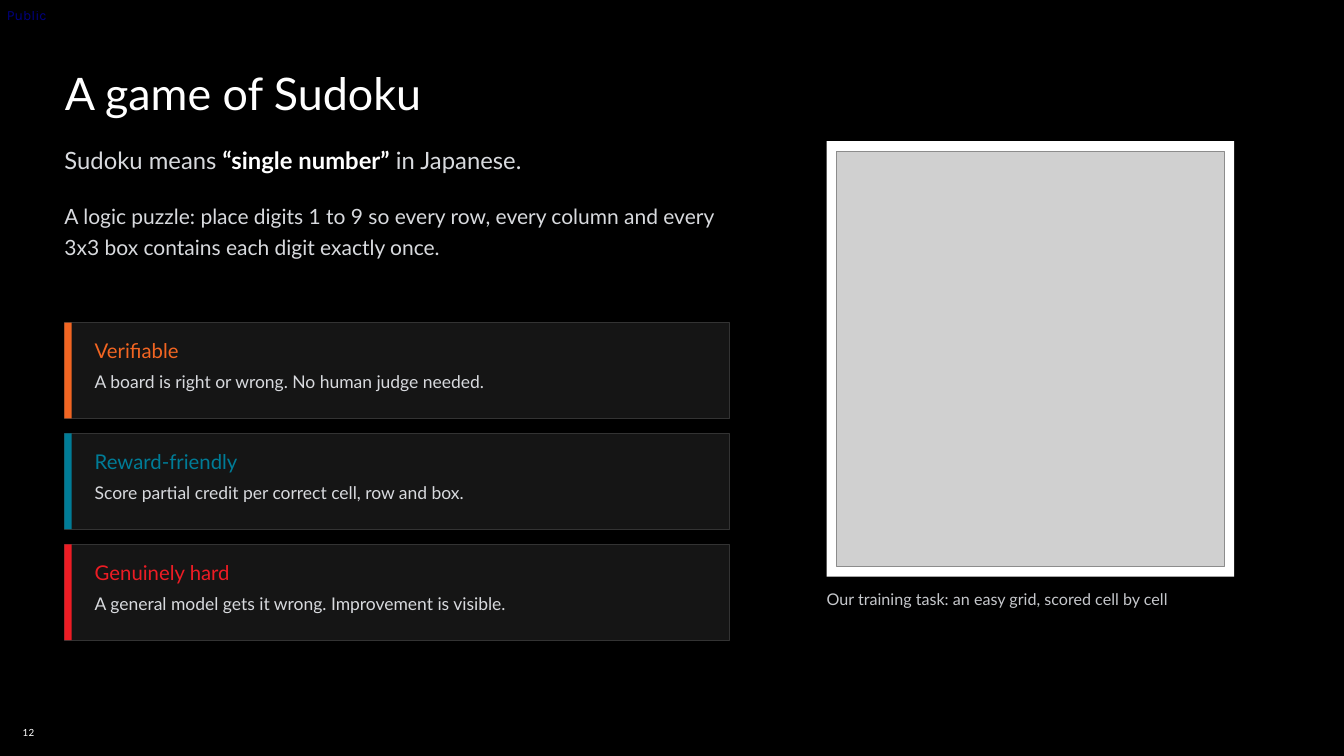
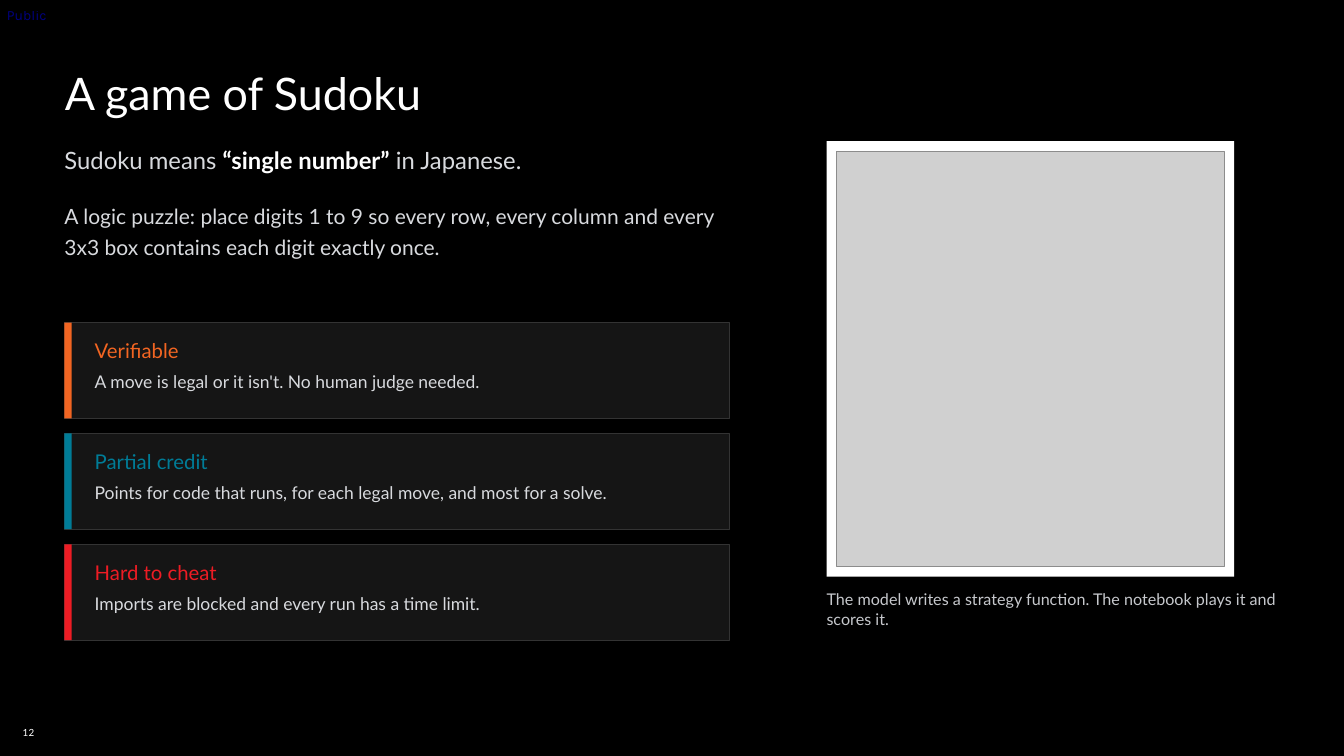
Before and after one commit to TwelveNights/Unsloth-RL-Workshop-on-Radeon, a slide deck: slide 12 of docs/AMD-Unsloth-GRPO-Fine-tuning1.pptx. Drawn at 1344x756 pixels with LibreOffice and Linux fonts; fonts in the diff are those of the drawing; grey boxes stand for pictures; background and template pictures are left out. Boxes give left, top, right and bottom in pixels: in the first picture for what was removed or moved away, otherwise in the second. Text is boxed around its words. In the diff, an @@ line names an element or a change of style, - is before the commit and + after.

```diff
--- a/docs/AMD-Unsloth-GRPO-Fine-tuning1.pptx
+++ b/docs/AMD-Unsloth-GRPO-Fine-tuning1.pptx
@@ text at (x1=95, y1=375, x2=479, y2=391): text changed @@
-A board is right or wrong. No human judge needed.
+A move is legal or it isn't. No human judge needed.
@@ text at (x1=95, y1=454, x2=208, y2=469): text changed @@
-Reward-friendly
+Partial credit
@@ text at (x1=95, y1=486, x2=607, y2=502): text changed @@
-Score partial credit per correct cell, row and box.
+Points for code that runs, for each legal move, and most for a solve.
@@ text at (x1=95, y1=565, x2=217, y2=580): text changed @@
-Genuinely hard
+Hard to cheat
@@ text at (x1=95, y1=597, x2=480, y2=613): text changed @@
-A general model gets it wrong. Improvement is visible.
+Imports are blocked and every run has a time limit.
@@ text at (x1=827, y1=593, x2=1276, y2=625): text changed @@
-Our training task: an easy grid, scored cell by cell
+The model writes a strategy function. The notebook plays it and scores it.
```
Also in this commit, not shown: 12 other slides changed, 2 other files.
